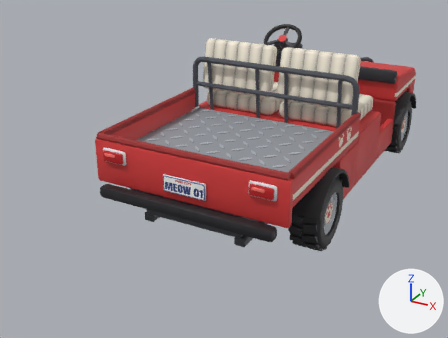
The FBX model assets/caddy/caddy.fbx as it was, and as the next commit left it.
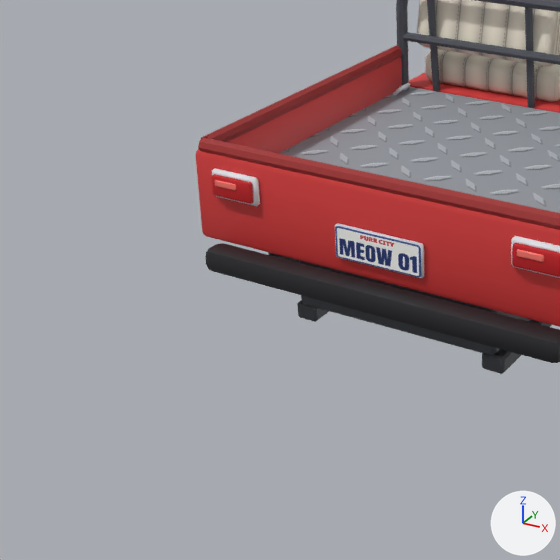
Old and new are each drawn whole from a 50 mm camera at (6.32, -14.96, 7.32) aimed at (-0.49, -2.57, 1.12) and again close up on the part from 0% to 61% of the width and 19% to 100% of the height. Lighting does not change. The marker at lower right points along +X, +Y and +Z. The older version's two pictures come first.

In view in the first close-up: 'Body' and 1 more.
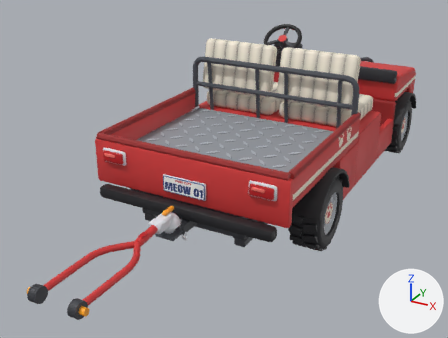
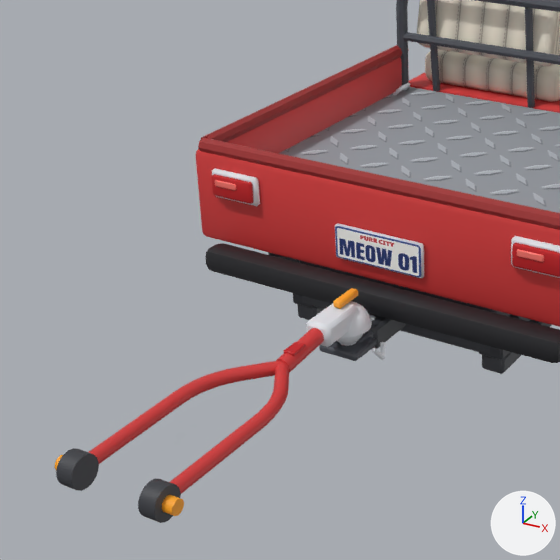
Boxes [x1, y1, x2, y2] around the edits, measured in the close-ups (560 x 560 px):
'TowBar', added: after [54, 288, 372, 523]
'TowHitch', added: after [293, 293, 519, 361]

Diff of the bpy script that builds the scene:
```diff
--- a/assets/caddy/caddy.fbx.py
+++ b/assets/caddy/caddy.fbx.py
@@ me_towhitch @@
+me_towhitch.from_pydata(...)  # 474 vertices, 482 faces; spans x -1.3..1.3, y -0.71..0.72, z -0.31..0.31
+me_towhitch.materials.append(mat_caddymat)  # picture img_caddy_texture_red_png
@@ me_towbar @@
+me_towbar.from_pydata(...)  # 606 vertices, 558 faces; spans x -0.6..0.6, y -1.8..1.8, z -0.18..0.18
+me_towbar.materials.append(mat_caddymat)  # picture img_caddy_texture_red_png
@@ ob_towhitch @@
+ob_towhitch = bpy.data.objects.new('TowHitch', me_towhitch)
+ob_towhitch.location = (0.0, -5.26, 1.09)
@@ ob_towbar @@
+ob_towbar = bpy.data.objects.new('TowBar', me_towbar)
+ob_towbar.location = (0.0, -7.34, 1.41)
```
